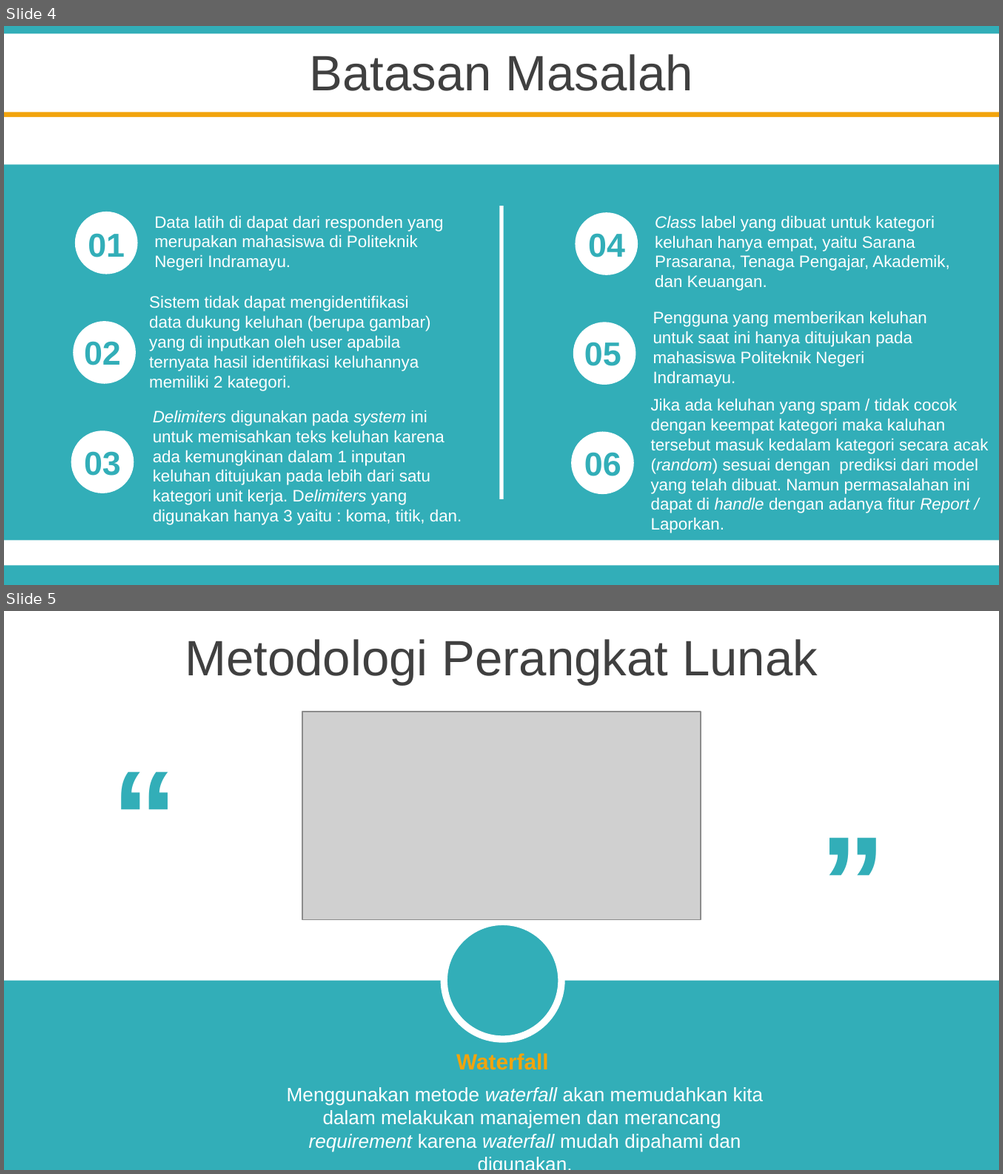
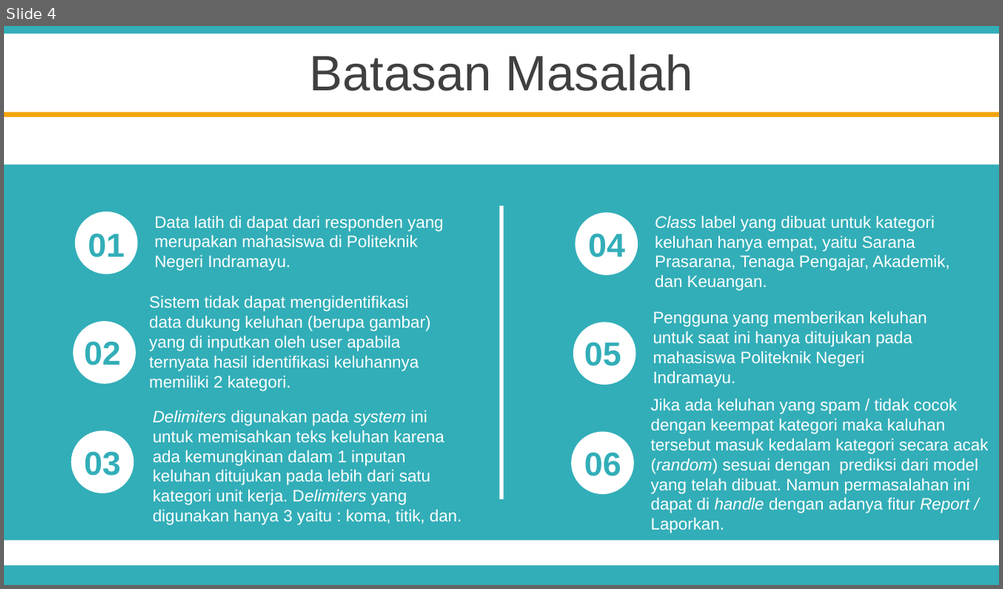
Before and after one commit to Elbaayu27/TugasAkhir, a slide deck: SIDANG/PPT SIDANG.pptx. Shown one above the other, each under a label of ours: slides 4 and 5 before the commit, slide 4 after it. The pictures are 1003x1174 and 1003x589 pixels, drawn with LibreOffice and Linux fonts; fonts in the diff are those of the drawing; grey boxes stand for pictures; background and template pictures are left out. Boxes give left, top, right and bottom in pixels: in the first picture for what was removed or moved away, otherwise in the second. Text is boxed around its words. In the diff, an @@ line names an element or a change of style, - is before the commit and + after.

```diff
--- a/SIDANG/PPT SIDANG.pptx
+++ b/SIDANG/PPT SIDANG.pptx
@@ slide 5 removed at (x1=4, y1=611, x2=999, y2=1170), background #FFFFFF @@
@@ text removed at (x1=185, y1=639, x2=817, y2=685) @@
-Metodologi Perangkat Lunak
@@ picture removed at (x1=302, y1=712, x2=701, y2=920) @@
@@ text removed at (x1=102, y1=726, x2=183, y2=897) @@
-“
@@ text removed at (x1=814, y1=752, x2=896, y2=923) @@
-“
@@ ellipse removed at (x1=444, y1=923, x2=561, y2=1039) @@
@@ rectangle removed at (x1=4, y1=981, x2=999, y2=1170) @@
@@ text removed at (x1=456, y1=1054, x2=549, y2=1071) @@
-Waterfall
@@ text removed at (x1=287, y1=1088, x2=763, y2=1153) @@
-Menggunakan metode waterfall akan memudahkan kita
-dalam melakukan manajemen dan merancang
-requirement karena waterfall mudah dipahami dan digunakan.
```
Also in this commit, not shown: 1 slide changed, 9 slides added, 1 other slide removed, 3 other files.
